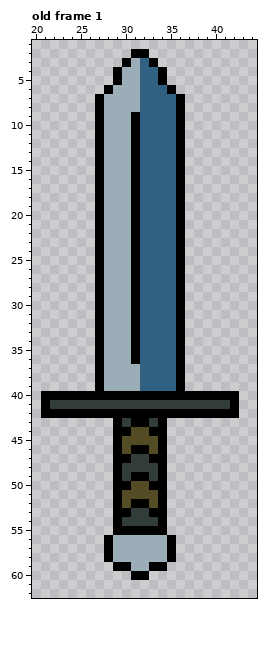
Two states of a pixel-art file, game/config/symbols/sword_attack/sword_attack.aseprite. Above: the version before the commit.
64x64 pixels, 1 frame. Shown: old frame 1: x 20..44, y 1..62. The commit also changed other frames, which this record leaves out.
After the commit:
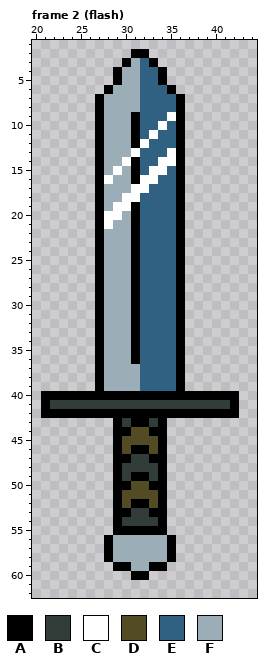
Palette (. is transparent): A #000000  B #323c39  C #ffffff  D #524b24  E #306082  F #9badb7
A new or re-ordered frame is compared with the old frame closest to it.
The exact change:
frames 1 -> 6
layer "Layer 2" added
Frame 2 (flash) is new; against old frame 1, layer "Layer 2":
y 9: x 35 E -> C
y 10: x 34 E -> C
y 11: x 33 E -> C
y 12: x 32 E -> C
y 13: x 31 A -> C; x 35 E -> C
y 14: x 30 F -> C; x 34..35 EE -> CC
y 15: x 29 F -> C; x 33..34 EE -> CC
y 16: x 28 F -> C; x 32..33 EE -> CC
y 17: x 31..32 AE -> CC
y 18: x 30..31 FA -> CC
y 19: x 29..30 FF -> CC
y 20: x 28..29 FF -> CC
y 21: x 28 F -> C
Where, in picture pixels (left, top, right, bottom), the same in both pictures:
changed: (104, 112, 176, 229)
